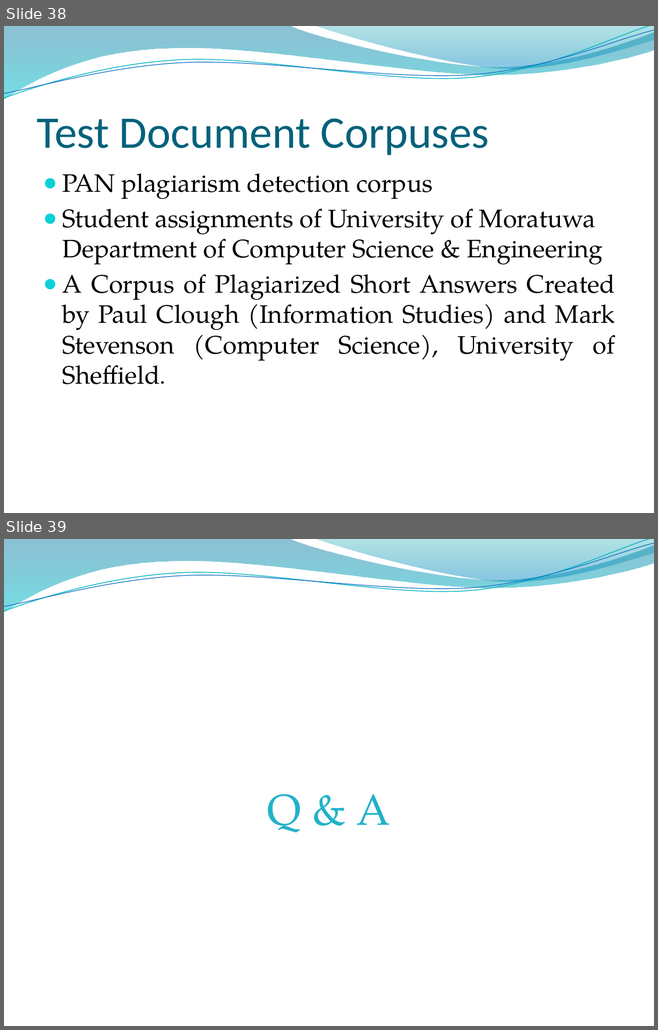
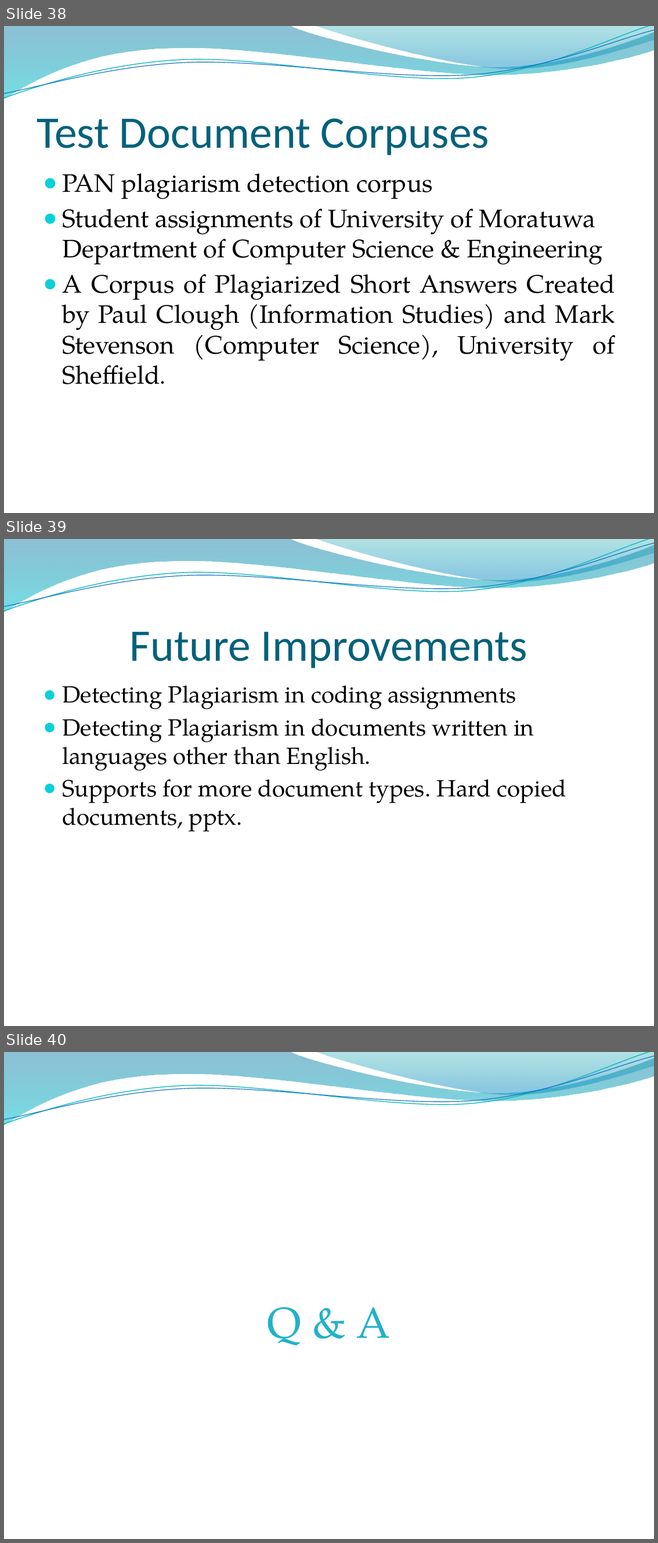
Before and after one commit to rohan501206/project-plagiabust, a slide deck: project docs/Final Presentation.pptx. Shown one above the other, each under a label of ours: slides 38 and 39 before the commit, slides 38, 39 and 40 after it. The pictures are 658x1030 and 658x1543 pixels, drawn with LibreOffice and Linux fonts; fonts in the diff are those of the drawing; background and template pictures are left out. Boxes give left, top, right and bottom in pixels: in the first picture for what was removed or moved away, otherwise in the second. Text is boxed around its words. In the diff, an @@ line names an element or a change of style, - is before the commit and + after.

```diff
--- a/project docs/Final Presentation.pptx
+++ b/project docs/Final Presentation.pptx
@@ slide 39 added at [4, 539, 654, 1026], background picture (left out); not listed: 4 template elements that a slide beside it also shows @@
@@ title added at [130, 632, 527, 668], 50 pt, text #04617B @@
+Future Improvements
@@ text added at [63, 685, 566, 832], 26 pt, text #000000 @@
+● Detecting Plagiarism in coding assignments
+● Detecting Plagiarism in documents written in languages other than English.
+● Supports for more document types. Hard copied documents, pptx.
@@ what was slide 39 is now slide 40 @@
```
Also in this commit, not shown: 2 slides changed.
